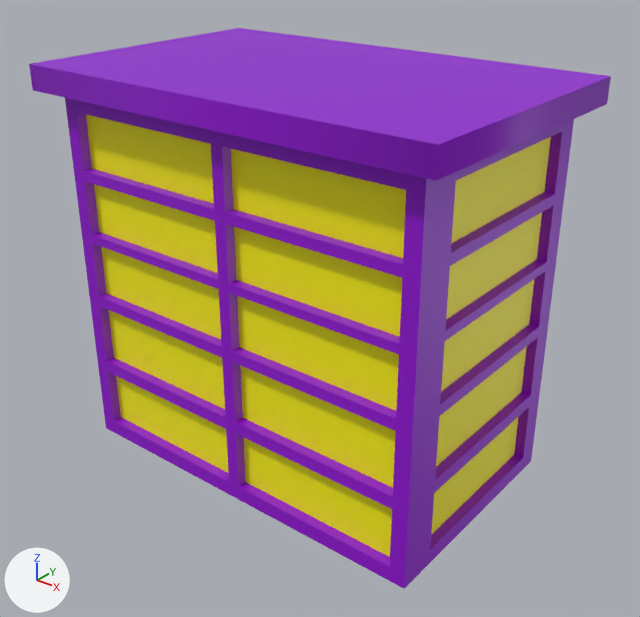
Renders of the FBX model Assets/Meshes/Building_Medium_Side_001.fbx from each side of a commit.
Both versions are drawn from a camera (50 mm lens) standing at (51.0, -10.8, -53.8) and looking at (1.5, 51.0, -92.1). Every picture has the same lights, and +X, +Y and +Z are marked at lower left. Where no turn or scale is listed for an object, it has been applied to the vertices.

Names of what the first picture shows: 'Building_Medium_Side_001'.
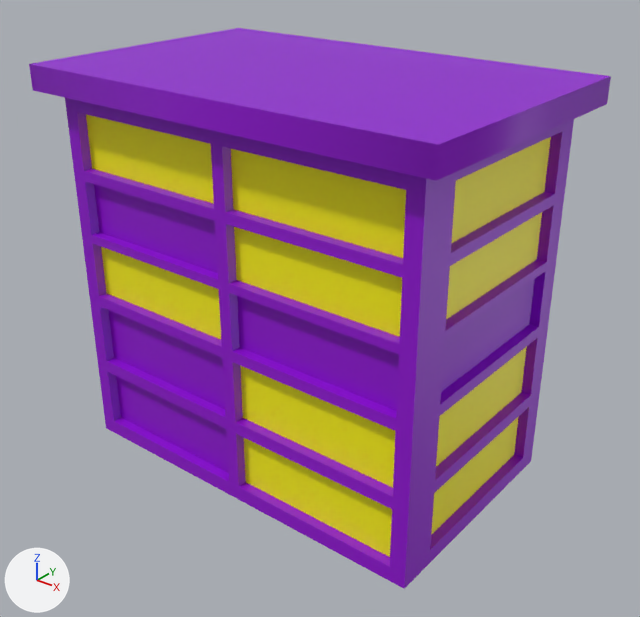
Where the change shows, as pixel boxes [x1, y1, x2, y2] in the pictures (640 x 617 px):
part 1 of me_mesh, recoloured (yellow to purple): [108, 310, 229, 473] in both
part 2 of me_mesh, recoloured (yellow to purple): [94, 184, 218, 273] in both
part 3 of me_mesh, recoloured (yellow to purple): [237, 279, 534, 411] in both

Patch to the scene script:
```diff
--- a/Assets/Meshes/Building_Medium_Side_001.fbx.py
+++ b/Assets/Meshes/Building_Medium_Side_001.fbx.py
@@ me_mesh @@
 me_mesh.from_pydata(...)  # 282 vertices, 304 faces; spans x -22.0..22.0, y -2.0..26.0, z 0.0..40.0
 # used by ob_building_medium_side_001; location = (0.0, 39.6, -109.1)
+# me_mesh part 1: 4 of the faces centred in x -19.0..-9.7, y 1.0..23.0, z 4.7..12.4 switch from mat_windows (yellow #fff700) to mat_mainbuilding (purple #9300d5)
+# me_mesh part 2: 4 of the faces centred in x -19.0..-9.7, y 1.0..23.0, z 26.2..32.9 switch from mat_windows (yellow #fff700) to mat_mainbuilding (purple #9300d5)
+# me_mesh part 3: 2 of the faces centred in x 9.4..19.0, y 1.0..12.9, z 19.7 switch from mat_windows (yellow #fff700) to mat_mainbuilding (purple #9300d5)
```
